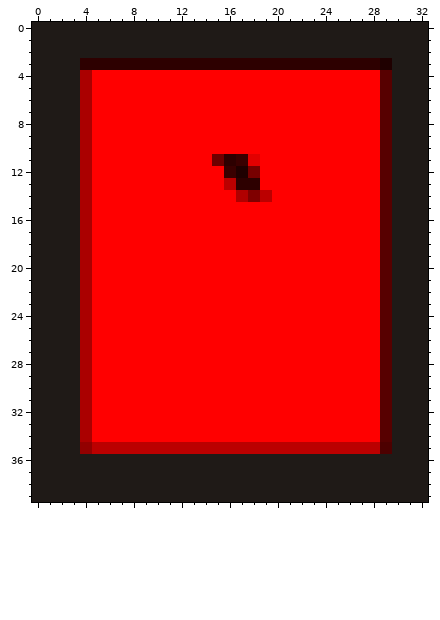
One commit to this pixel-art sprite: imagens/vermelhas/agudo.png. That is the earlier state.
The file is 33x40 pixels. Colours within 5 levels of each other are drawn and written as one.
The result:
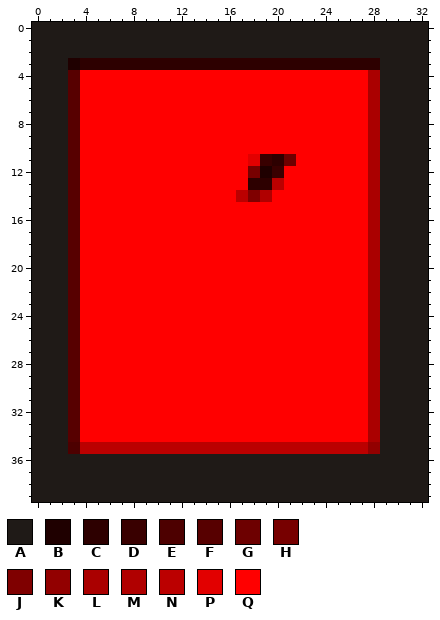
Palette (. is transparent): A #1f1a17  B #1f0000  C #2d0000  D #390000  E #4d0000  F #570000  G #6d0000  H #770000  J #7f0000  K #920000  L #aa0000  M #b00000  N #bb0000  P #e20000  Q #ff0000
The edit:
Changed rows in their new state; - is an unchanged pixel.
first column x 3:
 3 B-------------------------A
 4 FQ-----------------------LA
 5 FQ-----------------------LA
 6 FQ-----------------------LA
 7 FQ-----------------------LA
 8 FQ-----------------------LA
 9 FQ-----------------------LA
10 FQ-----------------------LA
11 FQ----------QQQ-DCG------LA
12 FQ-----------QQ-BD-------LA
13 FQ-----------QQ-CN-------LA
14 FQ------------N-M--------LA
15 FQ-----------------------LA
16 FQ-----------------------LA
17 FQ-----------------------LA
18 FQ-----------------------LA
19 FQ-----------------------LA
20 FQ-----------------------LA
21 FQ-----------------------LA
22 FQ-----------------------LA
23 FQ-----------------------LA
24 FQ-----------------------LA
25 FQ-----------------------LA
26 FQ-----------------------LA
27 FQ-----------------------LA
28 FQ-----------------------LA
29 FQ-----------------------LA
30 FQ-----------------------LA
31 FQ-----------------------LA
32 FQ-----------------------LA
33 FQ-----------------------LA
34 FQ-----------------------LA
35 EN-----------------------KA
Changed places in both pictures, as pixel boxes (x1, y1, x2, y2):
changed: (68, 58, 92, 454)
changed: (368, 58, 392, 454)
changed: (212, 154, 296, 202)
